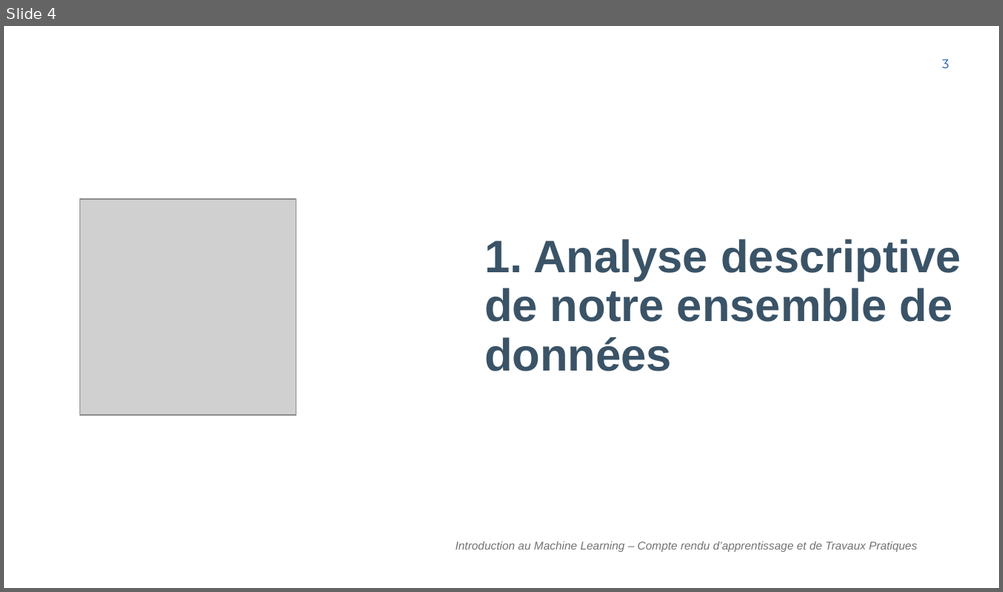
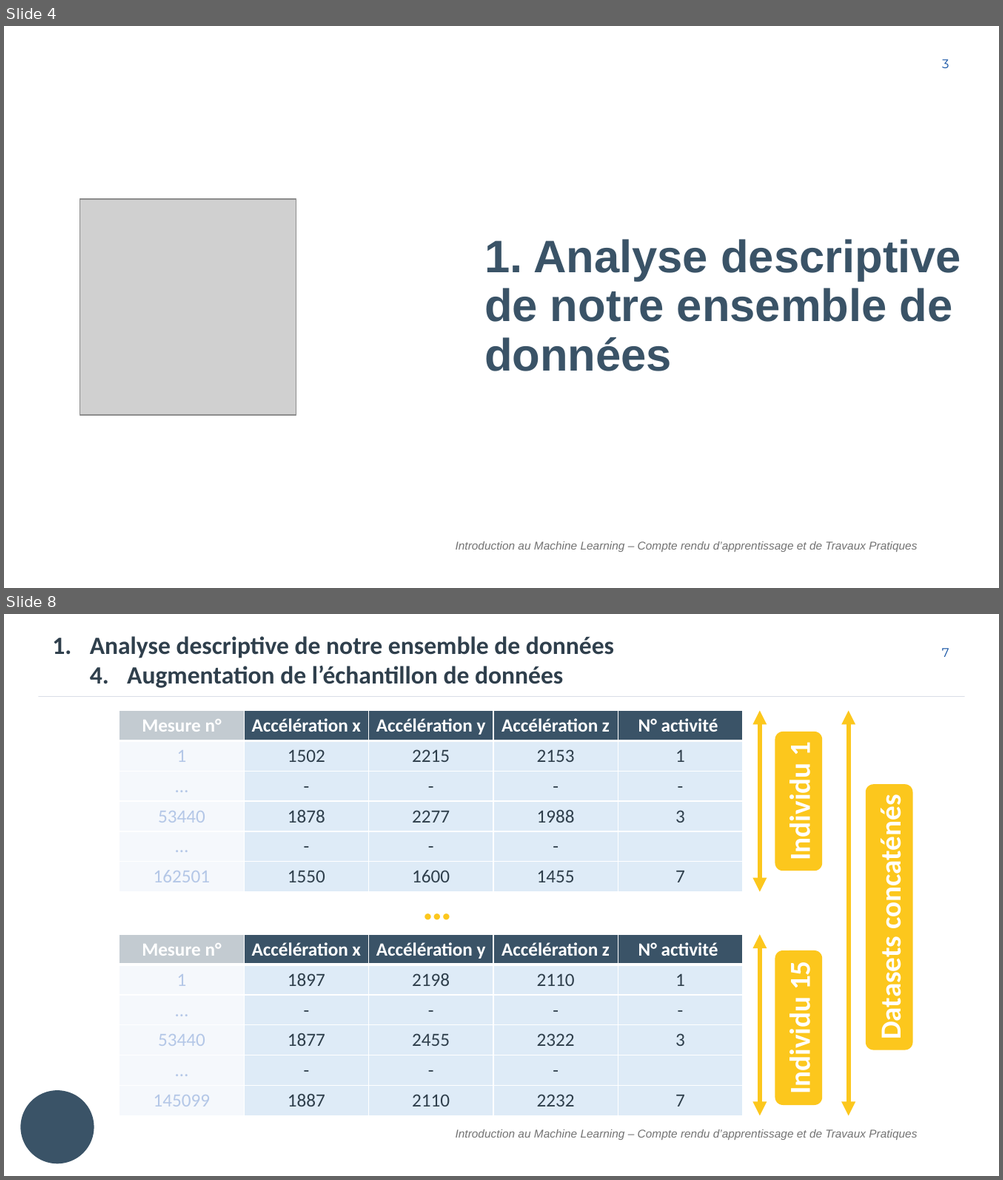
Before and after one commit to will-afs/IML, a slide deck: doc/Rapport.pptx. Shown one above the other, each under a label of ours: slide 4 before the commit, slides 4 and 8 after it; the slides between them are not shown. The pictures are 1003x592 and 1003x1180 pixels, drawn with LibreOffice and Linux fonts; fonts in the diff are those of the drawing; grey boxes stand for pictures; background and template pictures are left out. Boxes give left, top, right and bottom in pixels: in the first picture for what was removed or moved away, otherwise in the second. Text is boxed around its words. In the diff, an @@ line names an element or a change of style, - is before the commit and + after.

```diff
--- a/doc/Rapport.pptx
+++ b/doc/Rapport.pptx
@@ slide 8 added at (4,614,999,1176), background #FFFFFF @@
@@ text added at (90,636,614,688), 24 pt, text #2F3F4C, bold @@
+1. Analyse descriptive de notre ensemble de données
+  4. Augmentation de l’échantillon de données
@@ page number added at (942,648,949,657), 11.9 pt, text #1050A3 @@
+7
@@ line added from (38, 697) to (965, 697), #002060 0.5 pt @@
@@ table added at (119,711,742,962), 6 rows, 5 columns @@
+Mesure n° | Accélération x | Accélération y | Accélération z | N° activité
+1 | 1502 | 2215 | 2153 | 1
+… | - | - | - | -
+53440 | 1878 | 2277 | 1988 | 3
+… | - | - | - | 
+162501 | 1550 | 1600 | 1455 | 7
@@ double arrow added from (760, 711) to (760, 892), #FCC71D 4.5 pt @@
@@ double arrow added from (848, 711) to (848, 1116), #FCC71D 4.5 pt @@
@@ rounded rectangle added at (775,732,822,872), fill #FCC71D, 28 pt, text #FFFFFF, bold @@
+Individu 1
@@ rounded rectangle added at (865,784,912,1050), fill #FCC71D, 28 pt, text #FFFFFF, bold @@
+Datasets concaténés
@@ rounded rectangle added at (412,872,459,934), 40 pt, text #FCC71D, bold @@
+…
@@ table added at (119,934,742,1116), 6 rows, 5 columns @@
+Mesure n° | Accélération x | Accélération y | Accélération z | N° activité
+1 | 1897 | 2198 | 2110 | 1
+… | - | - | - | -
+53440 | 1877 | 2455 | 2322 | 3
+… | - | - | - | 
+145099 | 1887 | 2110 | 2232 | 7
@@ double arrow added from (760, 934) to (760, 1116), #FCC71D 4.5 pt @@
@@ rounded rectangle added at (774,951,821,1105), fill #FCC71D, 28 pt, text #FFFFFF, bold @@
+Individu 15
@@ ellipse added at (20,1091,94,1164), fill #3A5367 @@
@@ text added at (455,1130,916,1140), 11 pt, text #737373, italic @@
+Introduction au Machine Learning – Compte rendu d’apprentissage et de Travaux Pratiques
```
Also in this commit, not shown: 12 slides changed, 6 other slides added, 6 slides removed, 26 other files.
